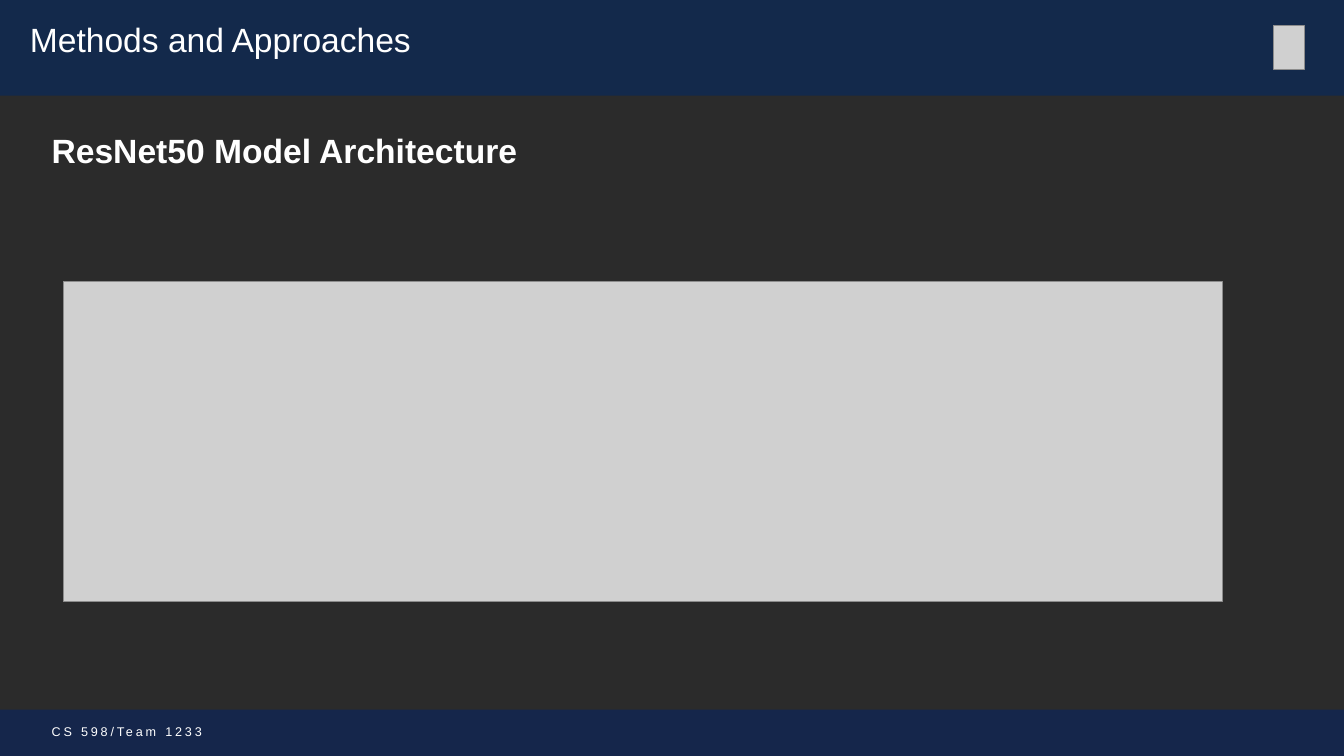
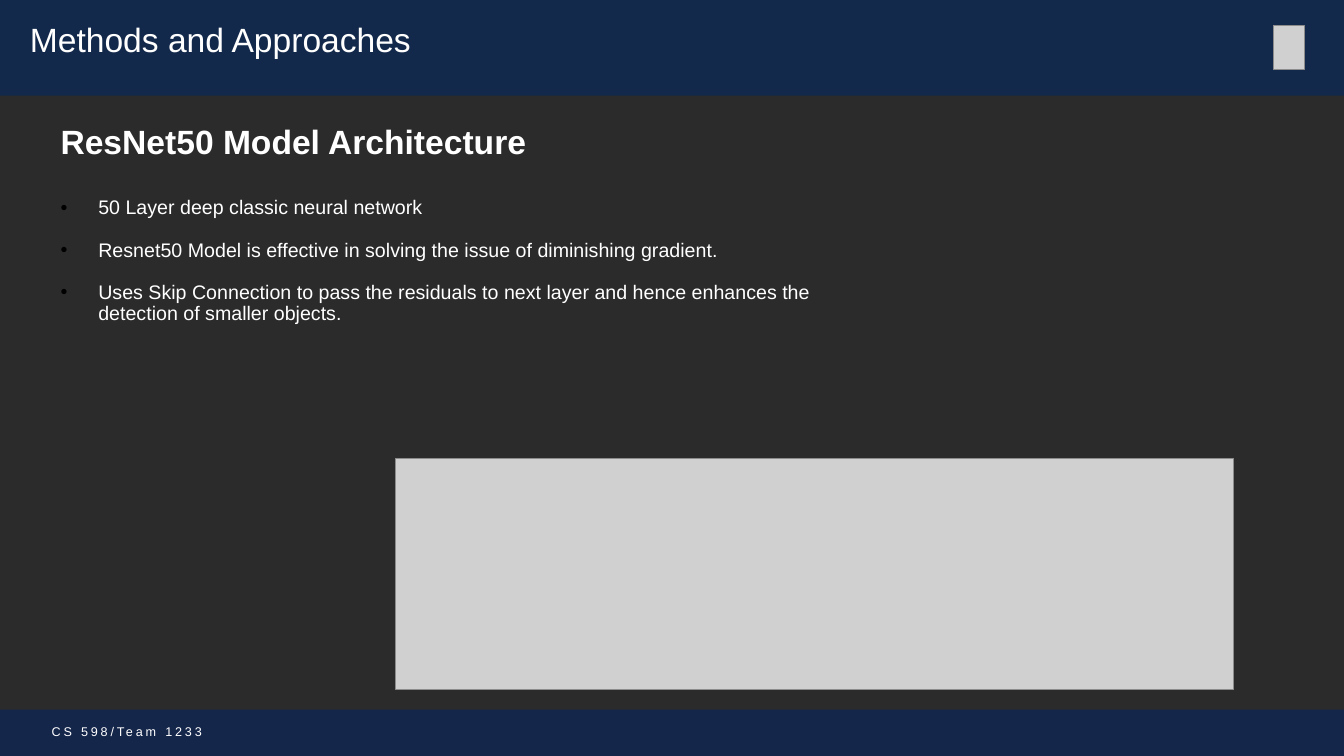
Before and after one commit to mohitbhadauria10/DL-Project, a slide deck: slide 8 of Presentation_Team_1233 _mike.pptx (slide 7 before the commit). Drawn at 1344x756 pixels with LibreOffice and Linux fonts; fonts in the diff are those of the drawing; grey boxes stand for pictures; background and template pictures are left out; a plain dark background stands for a picture behind light text. Boxes give left, top, right and bottom in pixels: in the first picture for what was removed or moved away, otherwise in the second. Text is boxed around its words. In the diff, an @@ line names an element or a change of style, - is before the commit and + after.

```diff
--- a/Presentation_Team_1233 _mike.pptx
+++ b/Presentation_Team_1233 _mike.pptx
@@ text "ResNet50 Model Architecture": place and size @@
-text "ResNet50 Model Architecture" at <box>52,138,517,164</box>
+text "ResNet50 Model Architecture" at <box>61,129,809,324</box>
@@ text at <box>98,199,809,324</box>: paragraphs added @@
+• 50 Layer deep classic neural network
+• Resnet50 Model is effective in solving the issue of diminishing gradient.
+• Uses Skip Connection to pass the residuals to next layer and hence enhances the detection of smaller objects.
@@ picture: place and size @@
-picture at <box>64,282,1223,602</box>
+picture at <box>396,459,1234,690</box>
```
Also in this commit, not shown: 7 other slides changed, 1 slide added, 2 other files.
